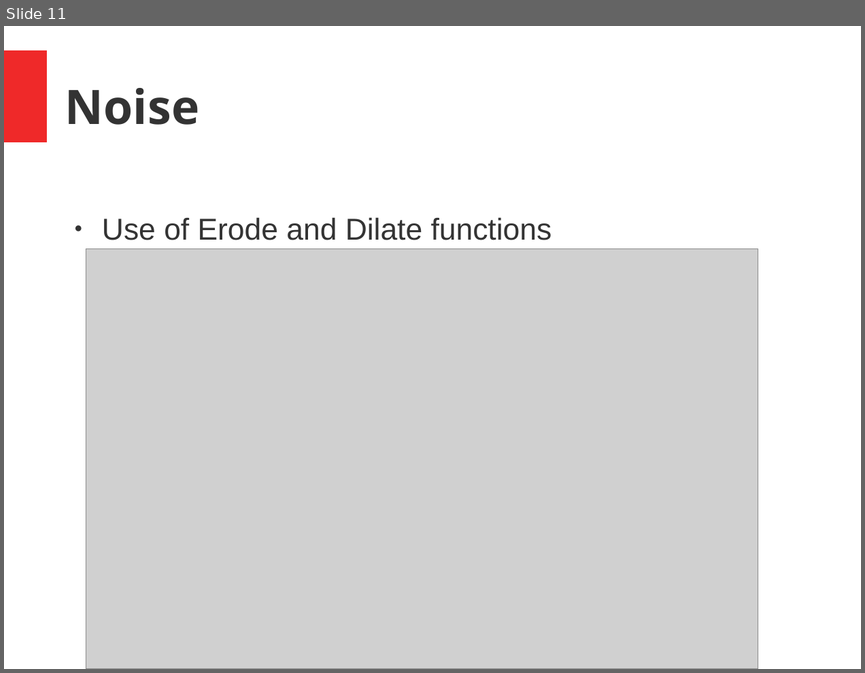
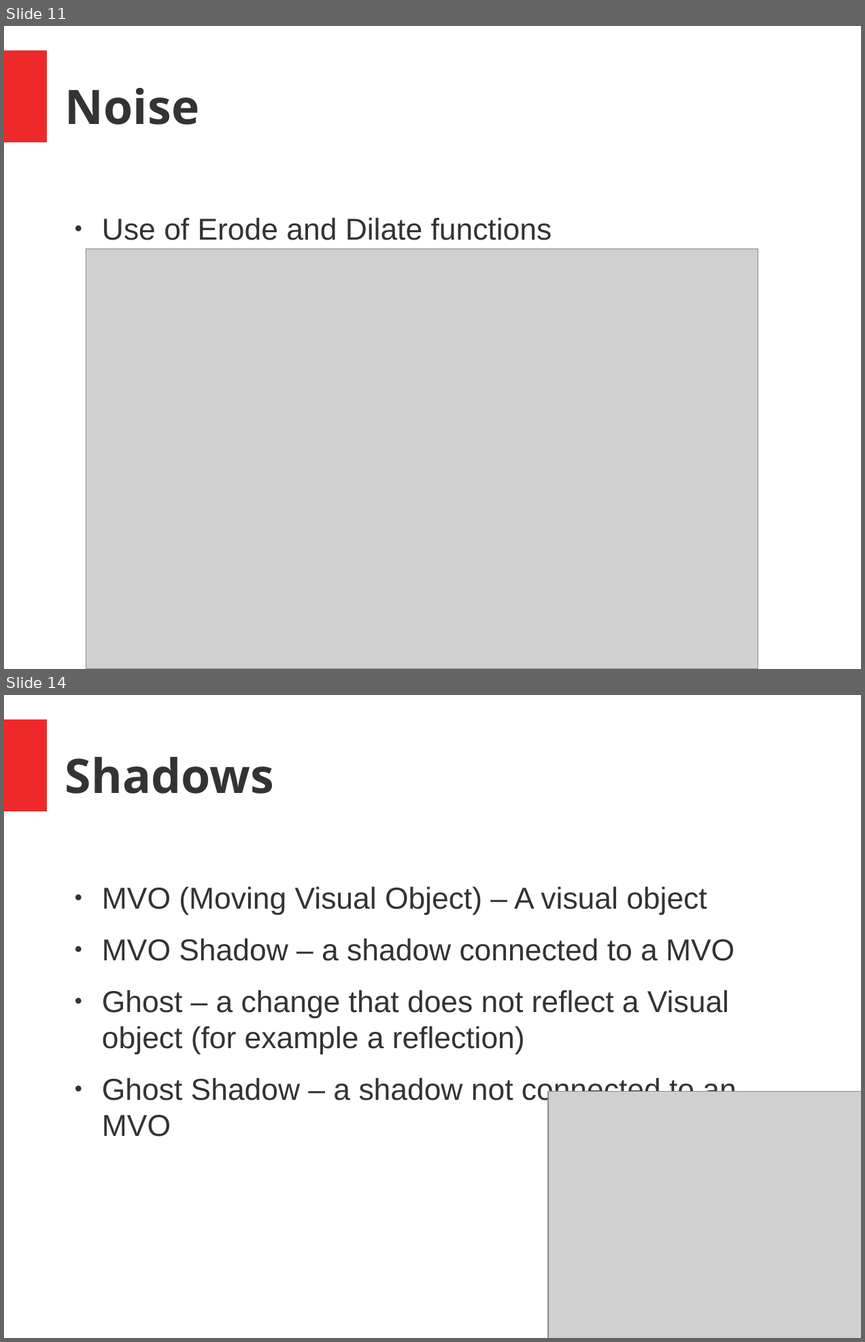
Before and after one commit to joseph-allen/MinsharaMask, a slide deck: SeminarJosephAllen.odp. Shown one above the other, each under a label of ours: slide 11 before the commit, slides 11 and 14 after it; the slides between them are not shown. The pictures are 865x673 and 865x1342 pixels, drawn with LibreOffice and Linux fonts; fonts in the diff are those of the drawing; grey boxes stand for pictures. Boxes give left, top, right and bottom in pixels: in the first picture for what was removed or moved away, otherwise in the second. Text is boxed around its words. In the diff, an @@ line names an element or a change of style, - is before the commit and + after.

Commit message:
powerpoint5

```diff
--- a/SeminarJosephAllen.odp
+++ b/SeminarJosephAllen.odp
@@ slide 14 added at (4, 695, 861, 1338), background #FFFFFF; not listed: 1 template element that a slide beside it also shows @@
@@ title added at (65, 757, 274, 794), 44 pt, text #333333, bold @@
+Shadows
@@ text added at (102, 886, 736, 1136), 28 pt, text #333333 @@
+● MVO (Moving Visual Object) – A visual object
+● MVO Shadow – a shadow connected to a MVO
+● Ghost – a change that does not reflect a Visual object (for example a reflection)
+● Ghost Shadow – a shadow not connected to an MVO
@@ picture added at (548, 1091, 861, 1338) @@
```
Also in this commit, not shown: 6 other slides added.
